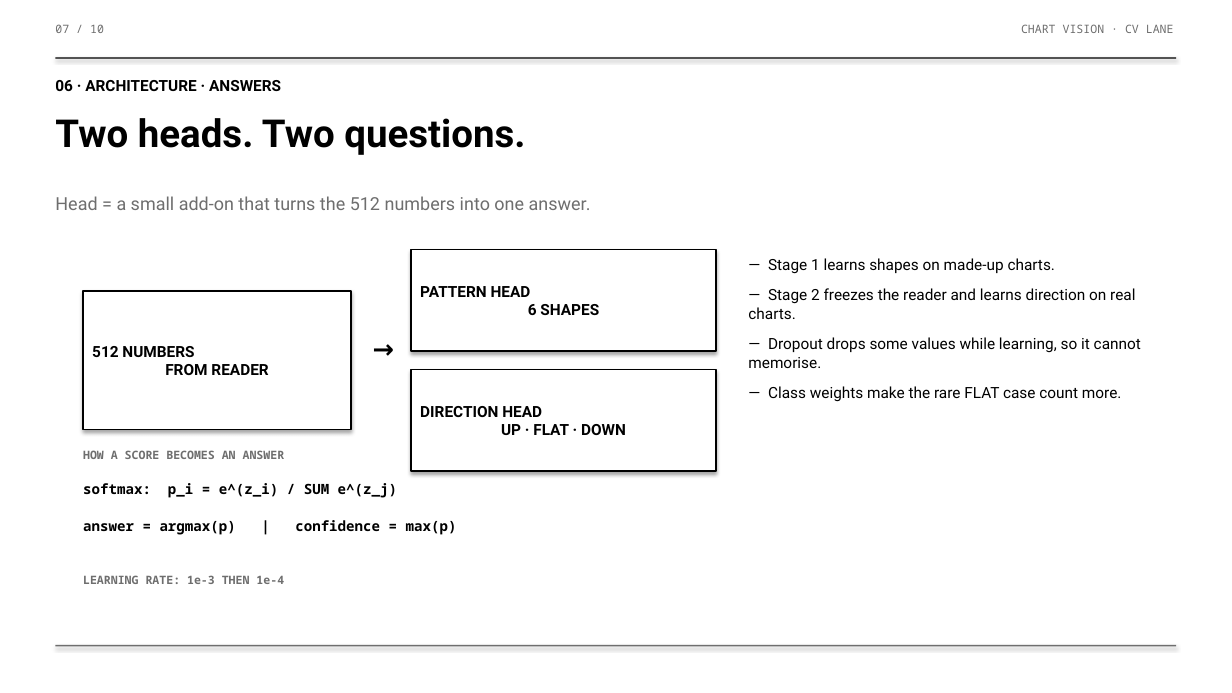
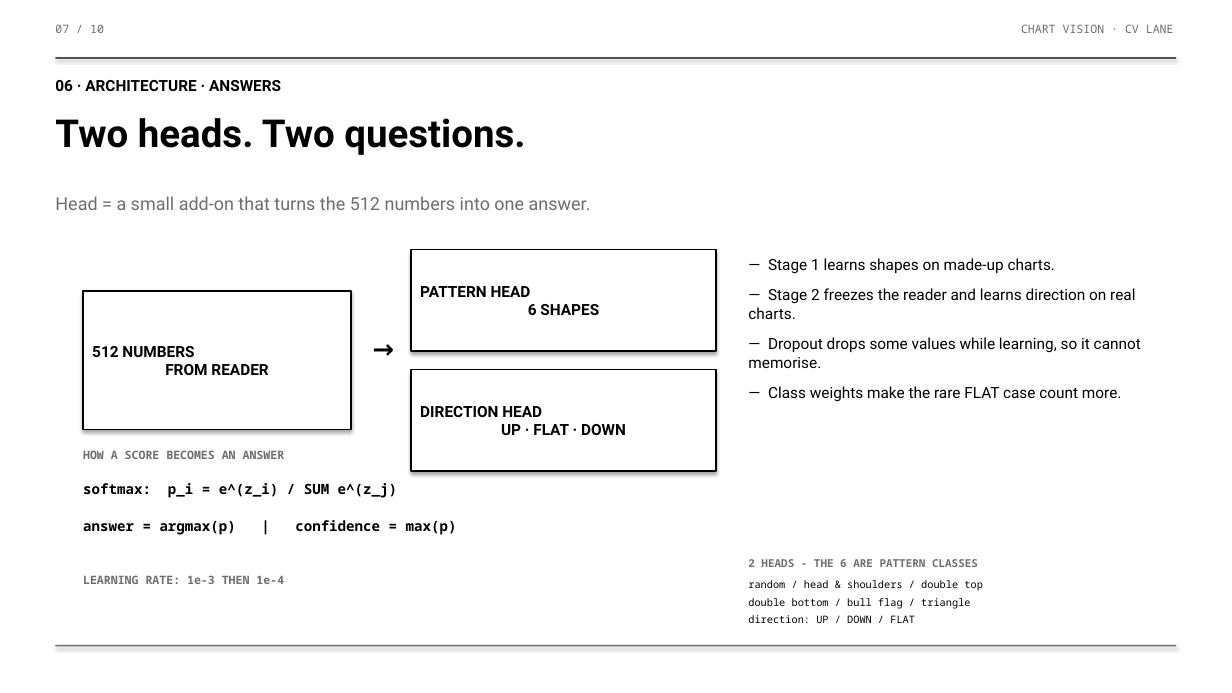
Before and after one commit to DharmilG/Stock-Direction-Predictor, a slide deck: slide 7 of CV/slides/Chart_Vision_Review.pptx. Drawn at 1232x693 pixels with LibreOffice and Linux fonts; fonts in the diff are those of the drawing. Boxes give left, top, right and bottom in pixels: in the first picture for what was removed or moved away, otherwise in the second. Text is boxed around its words. In the diff, an @@ line names an element or a change of style, - is before the commit and + after.

Commit message:
docs(cv): list the 6 pattern classes on the two-heads slide
Clarifies that the model has 2 heads and the 6 are the pattern head's classes:
random, head & shoulders, double top, double bottom, bull flag, triangle;
direction head gives UP/DOWN/FLAT. Appended in free space, preserving edits.

```diff
--- a/CV/slides/Chart_Vision_Review.pptx
+++ b/CV/slides/Chart_Vision_Review.pptx
@@ text added at [748, 559, 978, 567], 8.5 pt, text #6E6E6E, bold @@
+2 HEADS - THE 6 ARE PATTERN CLASSES
@@ text added at [748, 580, 982, 591], 8 pt, text #000000 @@
+random / head & shoulders / double top
@@ text added at [748, 598, 970, 609], 8 pt, text #000000 @@
+double bottom / bull flag / triangle
@@ text added at [748, 615, 915, 623], 8 pt, text #000000 @@
+direction: UP / DOWN / FLAT
```
Also in this commit, not shown: 1 other file.
